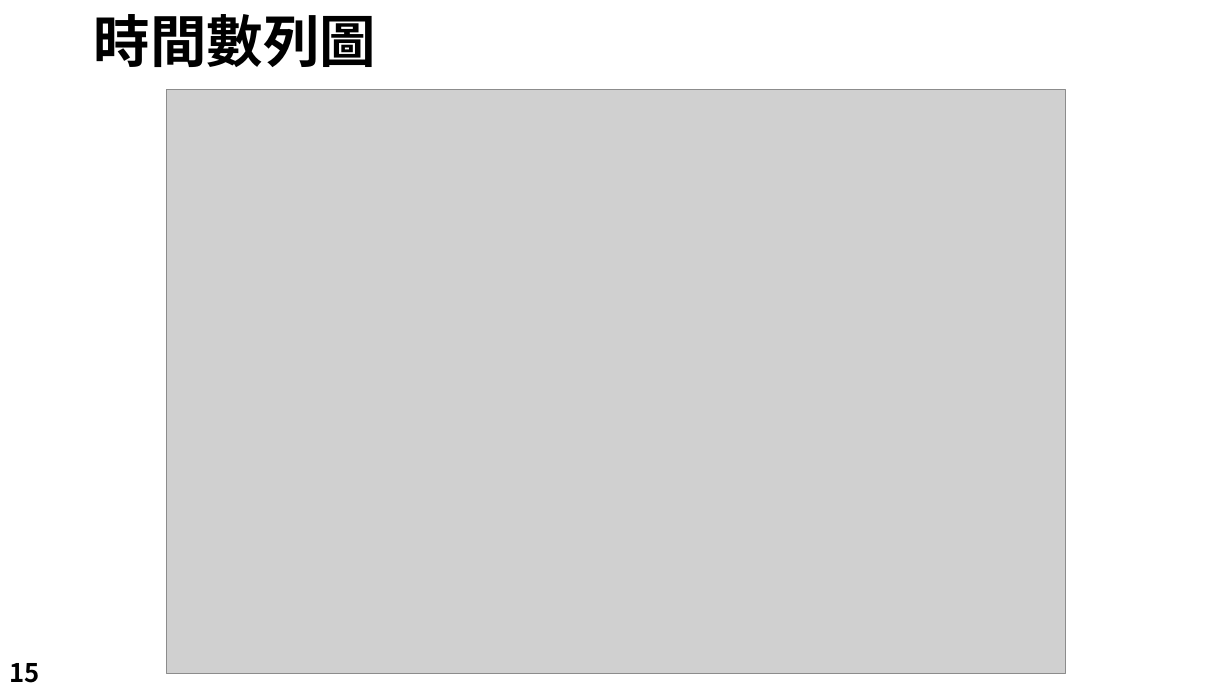
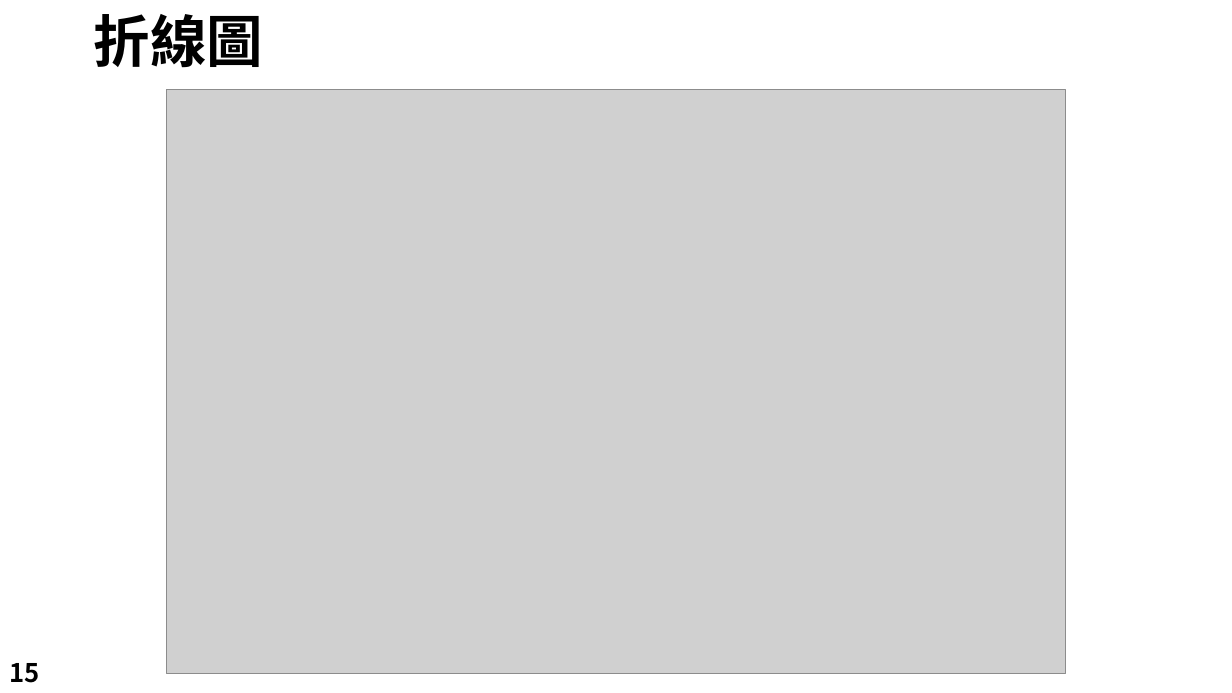
Before and after one commit to LeBronWilly/Basic_R_Language, a slide deck: slide 15 of R_Presentation.pptx. Drawn at 1232x693 pixels with LibreOffice and Linux fonts; fonts in the diff are those of the drawing; grey boxes stand for pictures; background and template pictures are left out. Boxes give left, top, right and bottom in pixels: in the first picture for what was removed or moved away, otherwise in the second. Text is boxed around its words. In the diff, an @@ line names an element or a change of style, - is before the commit and + after.

```diff
--- a/R_Presentation.pptx
+++ b/R_Presentation.pptx
@@ title at [94,14,263,68]: text changed @@
-時間數列圖
+折線圖
```
Also in this commit, not shown: 8 other slides changed, 1 slide added, 2 slides removed, 9 other files.
